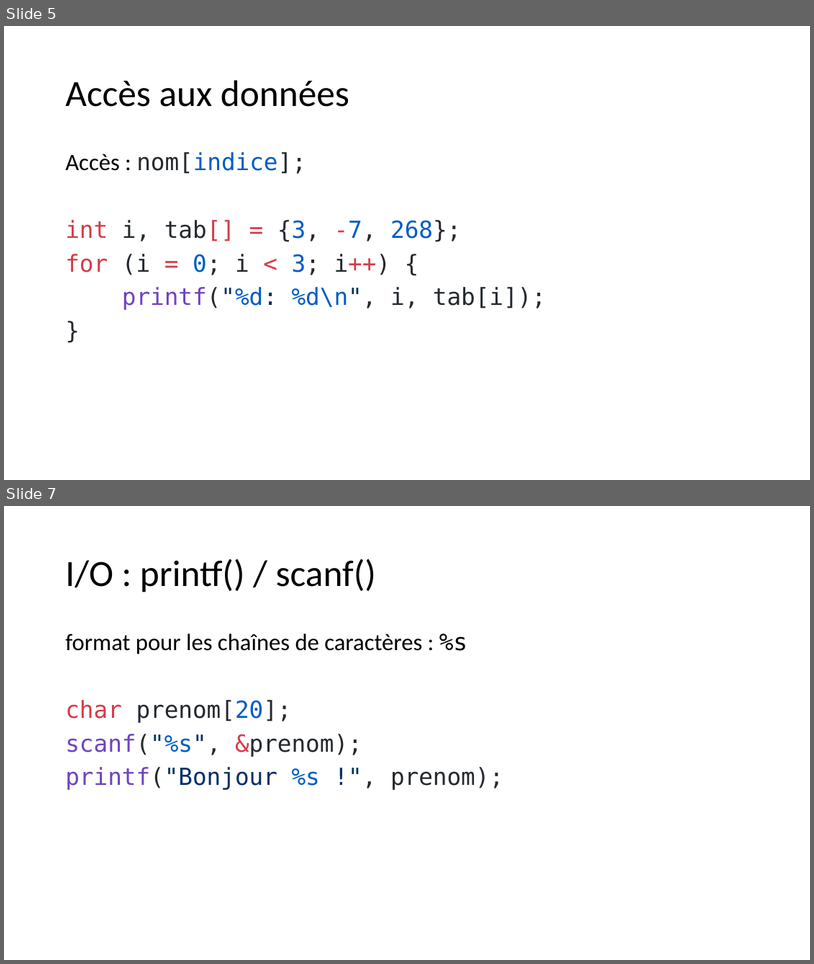
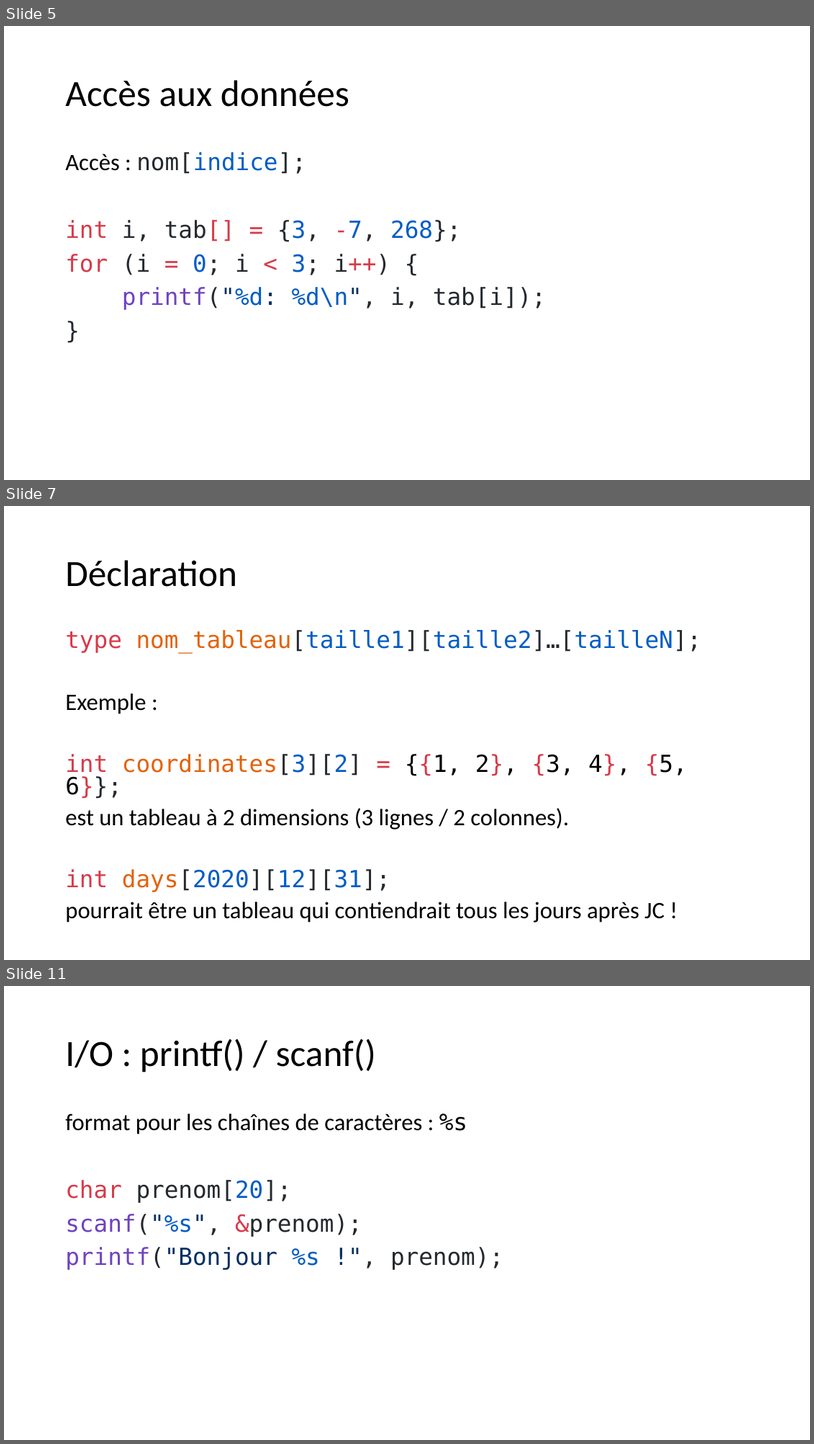
Before and after one commit to Firestorm49/bts-1, a slide deck: 03_Tableaux/tableaux.pptx. Shown one above the other, each under a label of ours: slides 5 and 7 before the commit, slides 5, 7 and 11 after it; the slides between them are not shown. The pictures are 814x964 and 814x1444 pixels, drawn with LibreOffice and Linux fonts; fonts in the diff are those of the drawing. Boxes give left, top, right and bottom in pixels: in the first picture for what was removed or moved away, otherwise in the second. Text is boxed around its words. In the diff, an @@ line names an element or a change of style, - is before the commit and + after.

Commit message:
tableaux et exos

```diff
--- a/03_Tableaux/tableaux.pptx
+++ b/03_Tableaux/tableaux.pptx
@@ slide 7 added at (x1=4, y1=506, x2=810, y2=960), background #FFFFFF @@
@@ title added at (x1=65, y1=560, x2=237, y2=587), 44 pt, text #000000 @@
+Déclaration
@@ text added at (x1=65, y1=630, x2=702, y2=922), 28 pt, text #000000 @@
+type nom_tableau[taille1][taille2]…[tailleN];
+Exemple :
+int coordinates[3][2] = {{1, 2}, {3, 4}, {5, 6}};
+est un tableau à 2 dimensions (3 lignes / 2 colonnes).
+int days[2020][12][31];
+pourrait être un tableau qui contiendrait tous les jours après JC !
@@ what was slide 7 is now slide 11 @@
```
Also in this commit, not shown: 2 slides changed, 12 other slides added, 2 other files.
